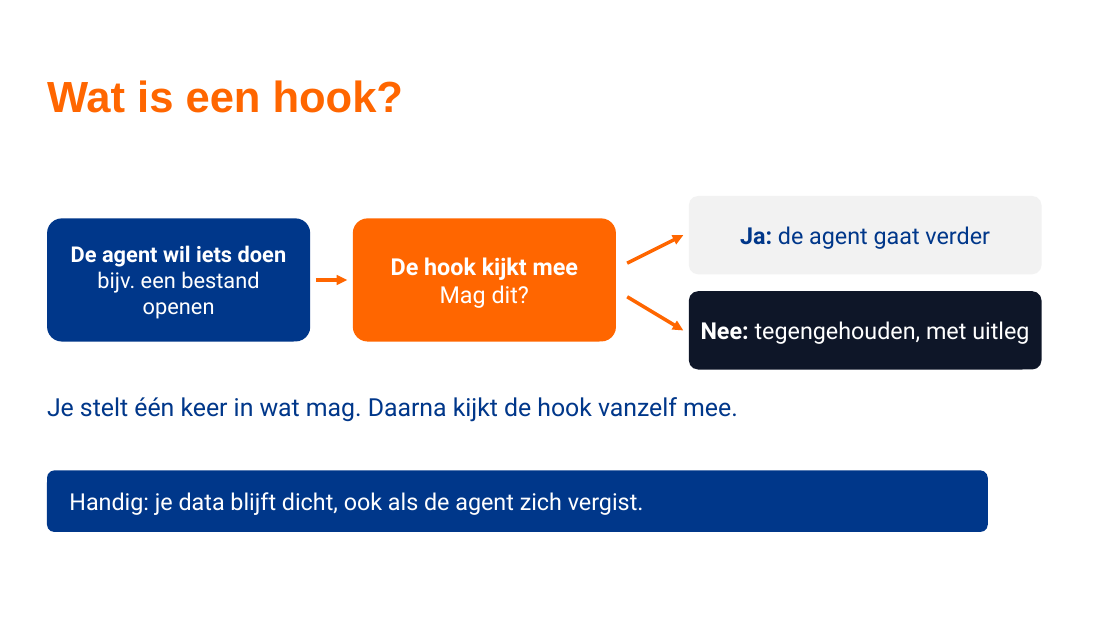
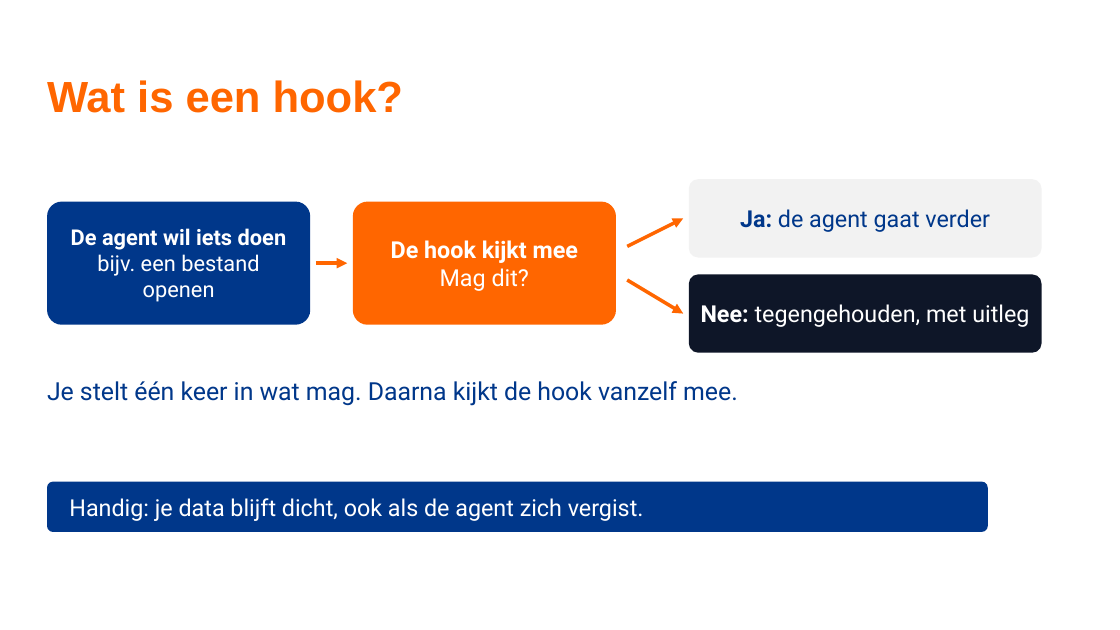
Before and after one commit to TeamNLSportScienceCentre/teamnl-agentic-engineering, a slide deck: slide 4 of naslagwerk/naslagwerk-agentic-engineering.pptx. Drawn at 1120x630 pixels with LibreOffice and Linux fonts; fonts in the diff are those of the drawing; background and template pictures are left out. Boxes give left, top, right and bottom in pixels: in the first picture for what was removed or moved away, otherwise in the second. Text is boxed around its words. In the diff, an @@ line names an element or a change of style, - is before the commit and + after.

```diff
--- a/naslagwerk/naslagwerk-agentic-engineering.pptx
+++ b/naslagwerk/naslagwerk-agentic-engineering.pptx
@@ 4 rounded rectangles, 3 arrows, 1 text: place and size @@
-4 rounded rectangles, 3 arrows, 1 text at [47, 196, 1042, 422]
+4 rounded rectangles, 3 arrows, 1 text at [47, 179, 1042, 406]
@@ rounded rectangle: place and size @@
-rounded rectangle at [47, 470, 988, 532]
+rounded rectangle at [47, 482, 988, 532]
@@ text "Handig: je data blijft dicht, ...": place and size @@
-text "Handig: je data blijft dicht, ..." at [69, 492, 644, 515]
+text "Handig: je data blijft dicht, ..." at [69, 498, 644, 521]
```
Also in this commit, not shown: 7 other slides changed, 4 other files.
